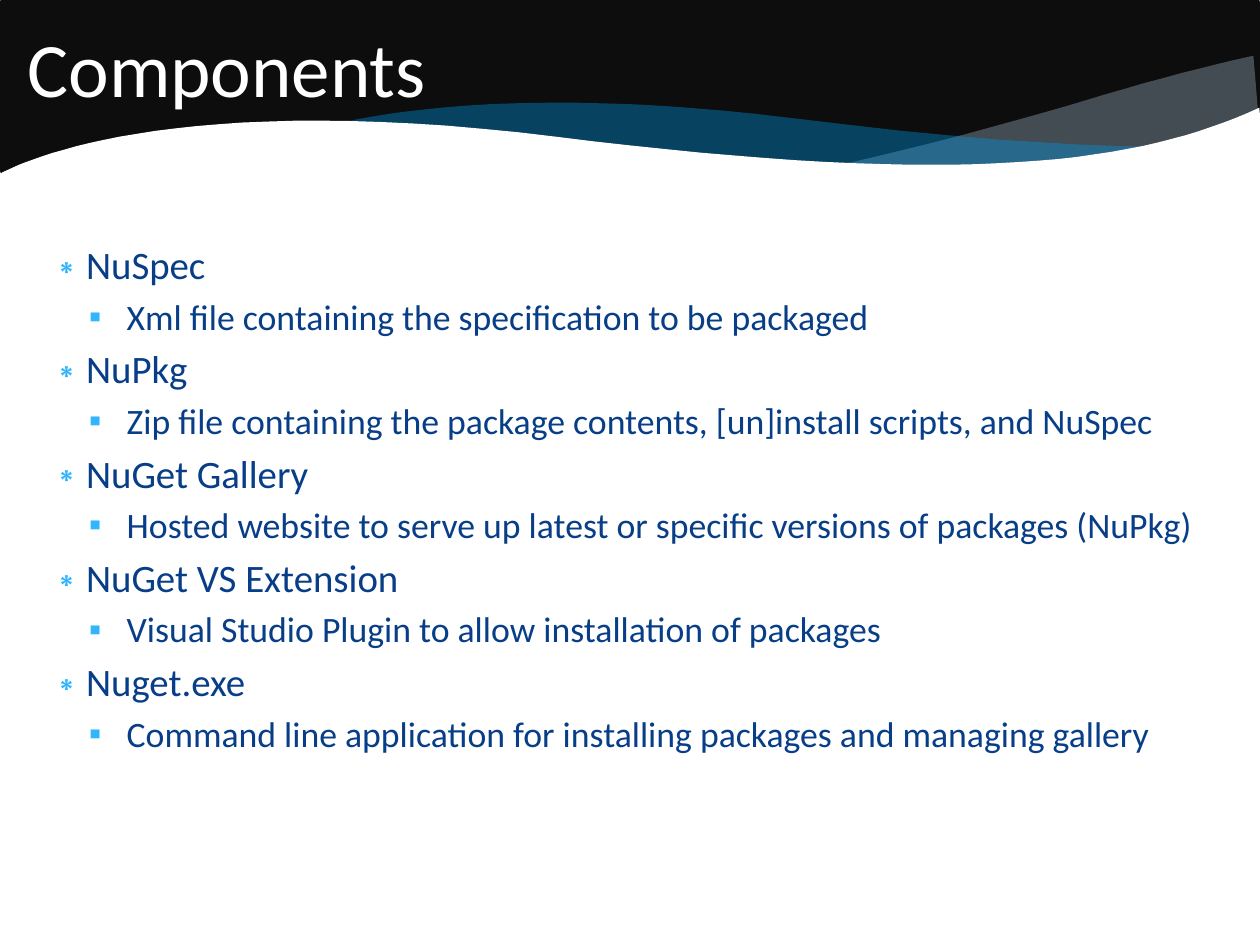
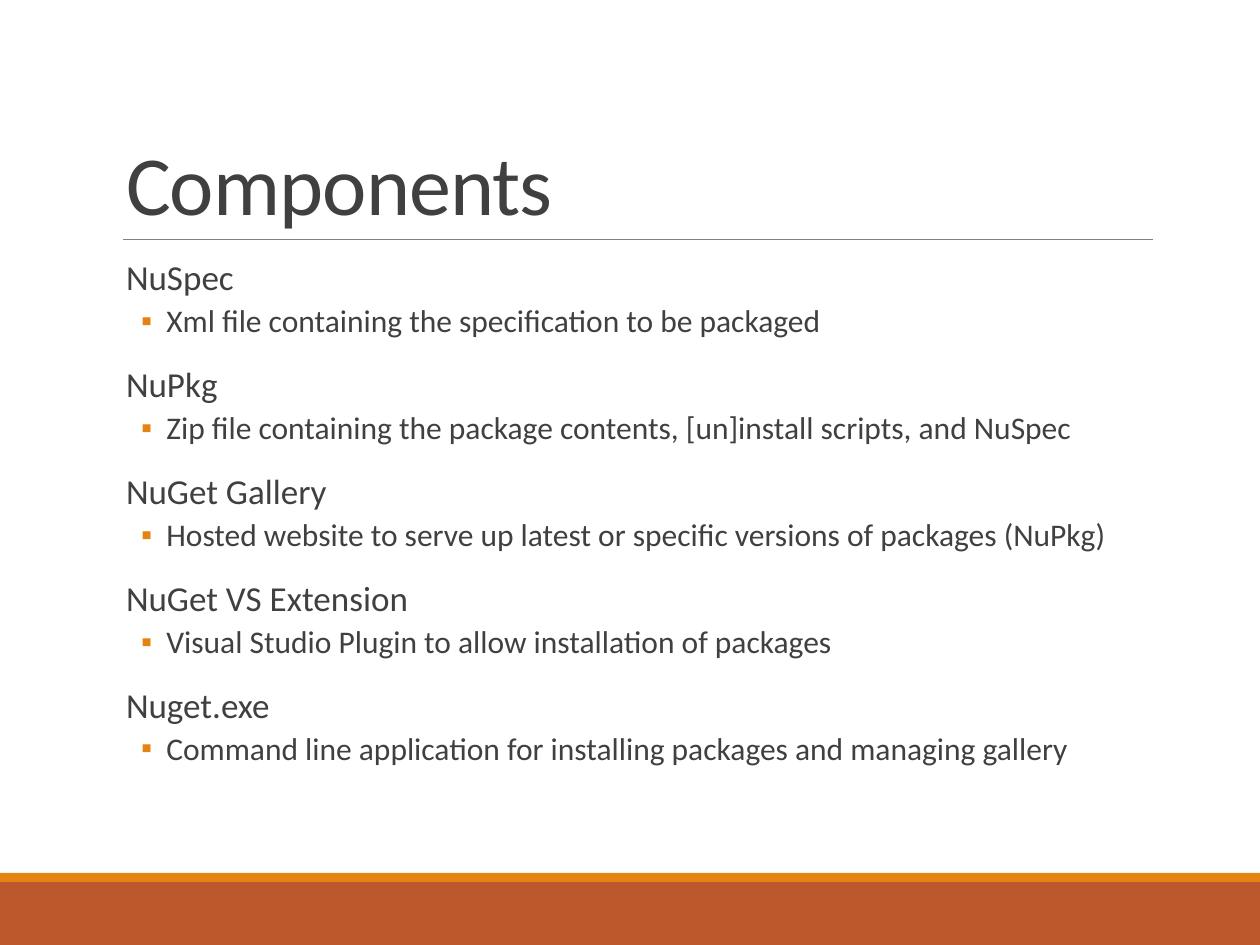
Before and after one commit to jsjodha/DevOpsFullDayTraining, a slide deck: slide 21 of PPTS/3. Package management with Nuget.pptx. Drawn at 1260x945 pixels with LibreOffice and Linux fonts; fonts in the diff are those of the drawing. Boxes give left, top, right and bottom in pixels: in the first picture for what was removed or moved away, otherwise in the second. Text is boxed around its words. In the diff, an @@ line names an element or a change of style, - is before the commit and + after.

```diff
--- a/PPTS/3. Package management with Nuget.pptx
+++ b/PPTS/3. Package management with Nuget.pptx
@@ rounded rectangle removed at [0, 0, 1260, 176] @@
@@ freeform shape removed at [0, 38, 1260, 307] @@
@@ title "Components": place and size @@
-title "Components" at [27, 47, 425, 115]
+title "Components" at [126, 160, 553, 229]
@@ title "Components" at [126, 160, 553, 229]: size 44 to 48 pt, text colour #FFFFFF to #404040, letter spacing 0 to -0.5 pt; line spacing 1 to 0.85; vertical alignment middle to bottom @@
@@ freeform shape removed at [341, 48, 1151, 220] @@
@@ freeform shape removed at [837, 56, 1260, 179] @@
@@ line added from (123, 239) to (1153, 239), #808080 0.5 pt @@
@@ text "NuSpec": place and size @@
-text "NuSpec" at [86, 254, 1191, 753]
+text "NuSpec" at [126, 267, 1105, 766]
@@ text "NuSpec" at [126, 267, 1105, 766]: size 22.2 to 20 pt in "NuSpec", "NuPkg", "NuGet Gallery", "NuGet VS Extension" and 1 more places; text colour #073E87 to #404040; size 20.4 to 18 pt in "Xml file containing the specification to be ...", "Zip file containing the package contents, [un]install ...", "Hosted website to serve up latest or ...", "Visual Studio Plugin to allow installation of ..." and 1 more places; bullet ∗ to  ; line spacing 1 to 0.9; more space between paragraphs; bullet colour #31B6FD to #E48312; indent changed @@
@@ rectangle added at [0, 882, 1260, 945], fill #BD582C @@
@@ rectangle added at [0, 873, 1260, 882], fill #E48312 @@
```
Also in this commit, not shown: 39 other slides changed.
